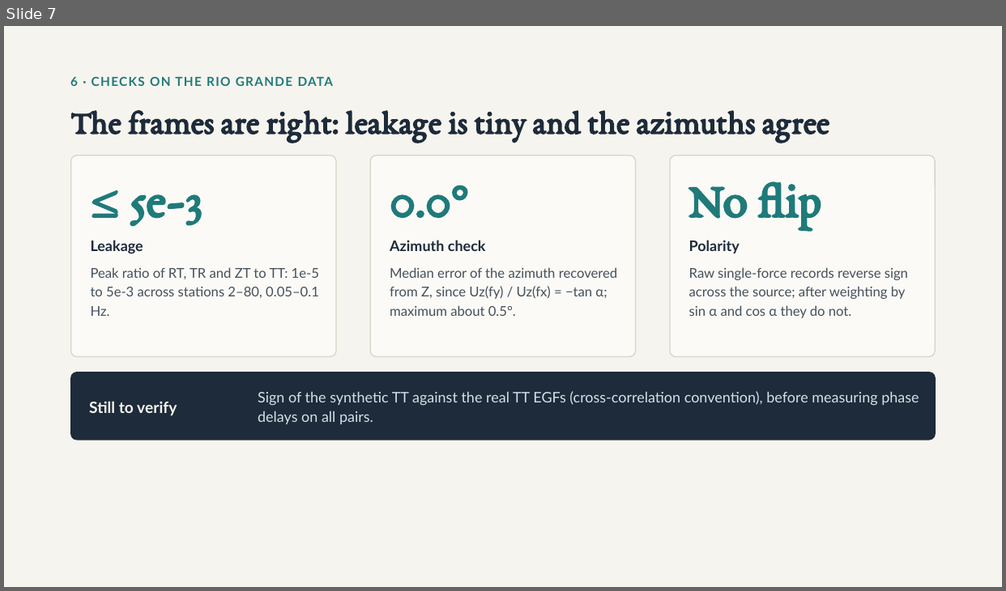
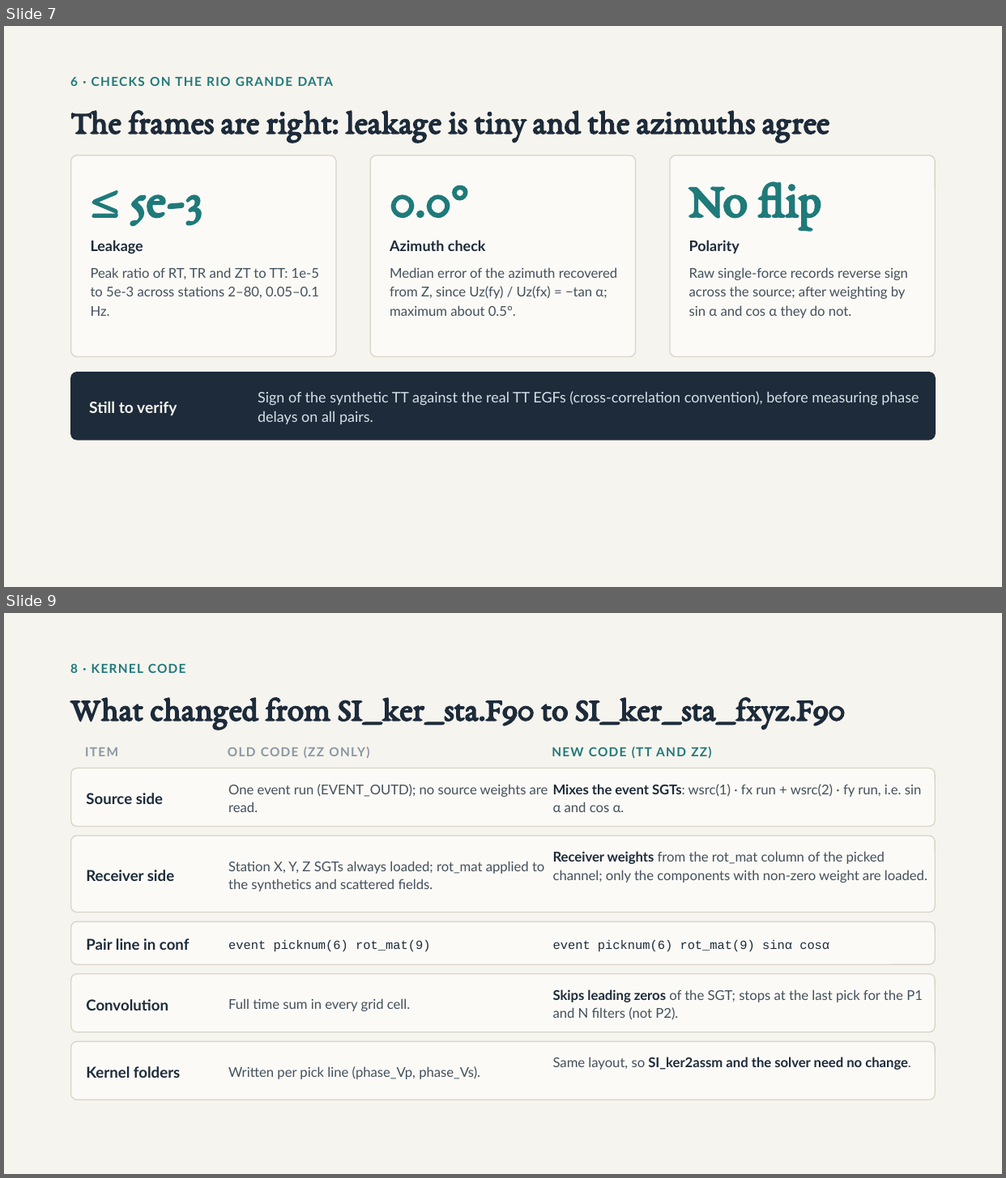
Before and after one commit to xtyangpsp/FWANT, a slide deck: Project_template/tomography_TT/FWANT_TT_notes.pptx. Shown one above the other, each under a label of ours: slide 7 before the commit, slides 7 and 9 after it; the slides between them are not shown. The pictures are 1006x591 and 1006x1178 pixels, drawn with LibreOffice and Linux fonts; fonts in the diff are those of the drawing. Boxes give left, top, right and bottom in pixels: in the first picture for what was removed or moved away, otherwise in the second. Text is boxed around its words. In the diff, an @@ line names an element or a change of style, - is before the commit and + after.

Commit message:
added kernel changes

```diff
--- a/Project_template/tomography_TT/FWANT_TT_notes.pptx
+++ b/Project_template/tomography_TT/FWANT_TT_notes.pptx
@@ slide 9 added at <box>4,613,1002,1174</box>, background #F6F4EE @@
@@ text added at <box>70,663,186,673</box>, 12 pt, text #1F7A7A, bold @@
+8 · KERNEL CODE
@@ title added at <box>70,697,845,729</box>, 32 pt, text #1D2B3A, bold @@
+What changed from SI_ker_sta.F90 to SI_ker_sta_fxyz.F90
@@ text added at <box>85,747,118,756</box>, 12 pt, text #8A97A3, bold @@
+ITEM
@@ text added at <box>228,747,369,758</box>, 12 pt, text #8A97A3, bold @@
+OLD CODE (ZZ ONLY)
@@ text added at <box>552,747,711,759</box>, 12 pt, text #1F7A7A, bold @@
+NEW CODE (TT AND ZZ)
@@ rounded rectangle added at <box>71,768,936,826</box>, fill #FBFAF6, outline #D9D4C7 1 pt @@
@@ text added at <box>86,793,163,804</box>, 14.5 pt, text #1D2B3A, bold @@
+Source side
@@ text added at <box>228,784,548,812</box>, 13 pt, text #44505C @@
+One event run (EVENT_OUTD); no source weights are read.
@@ text added at <box>553,784,922,812</box>, 13 pt, text #44505C @@
+Mixes the event SGTs: wsrc(1) · fx run + wsrc(2) · fy run, i.e. sin α and cos α.
@@ rounded rectangle added at <box>71,836,936,913</box>, fill #FBFAF6, outline #D9D4C7 1 pt @@
@@ text added at <box>553,851,927,883</box>, 13 pt, text #44505C @@
+Receiver weights from the rot_mat column of the picked channel; only the components with non-zero weight are loaded.
@@ text added at <box>86,870,174,881</box>, 14.5 pt, text #1D2B3A, bold @@
+Receiver side
@@ text added at <box>228,861,544,892</box>, 13 pt, text #44505C @@
+Station X, Y, Z SGTs always loaded; rot_mat applied to the synthetics and scattered fields.
@@ rounded rectangle added at <box>71,922,936,965</box>, fill #FBFAF6, outline #D9D4C7 1 pt @@
@@ text added at <box>86,939,189,950</box>, 14.5 pt, text #1D2B3A, bold @@
+Pair line in conf
@@ text added at <box>228,940,430,952</box>, 12 pt, text #1D2B3A @@
+event picknum(6) rot_mat(9)
@@ text added at <box>553,940,829,952</box>, 12 pt, text #1D2B3A @@
+event picknum(6) rot_mat(9) sinα cosα
@@ rounded rectangle added at <box>71,973,936,1033</box>, fill #FBFAF6, outline #D9D4C7 1 pt @@
@@ text added at <box>86,999,168,1011</box>, 14.5 pt, text #1D2B3A, bold @@
+Convolution
@@ text added at <box>228,999,410,1012</box>, 13 pt, text #44505C @@
+Full time sum in every grid cell.
@@ text added at <box>553,990,923,1020</box>, 13 pt, text #44505C @@
+Skips leading zeros of the SGT; stops at the last pick for the P1 and N filters (not P2).
@@ rounded rectangle added at <box>71,1042,936,1101</box>, fill #FBFAF6, outline #D9D4C7 1 pt @@
@@ text added at <box>86,1067,180,1078</box>, 14.5 pt, text #1D2B3A, bold @@
+Kernel folders
@@ text added at <box>228,1067,480,1080</box>, 13 pt, text #44505C @@
+Written per pick line (phase_Vp, phase_Vs).
@@ text added at <box>553,1057,910,1070</box>, 13 pt, text #1D2B3A, bold @@
+Same layout, so SI_ker2assm and the solver need no change.
```
Also in this commit, not shown: 2 slides changed, 2 other slides added.
